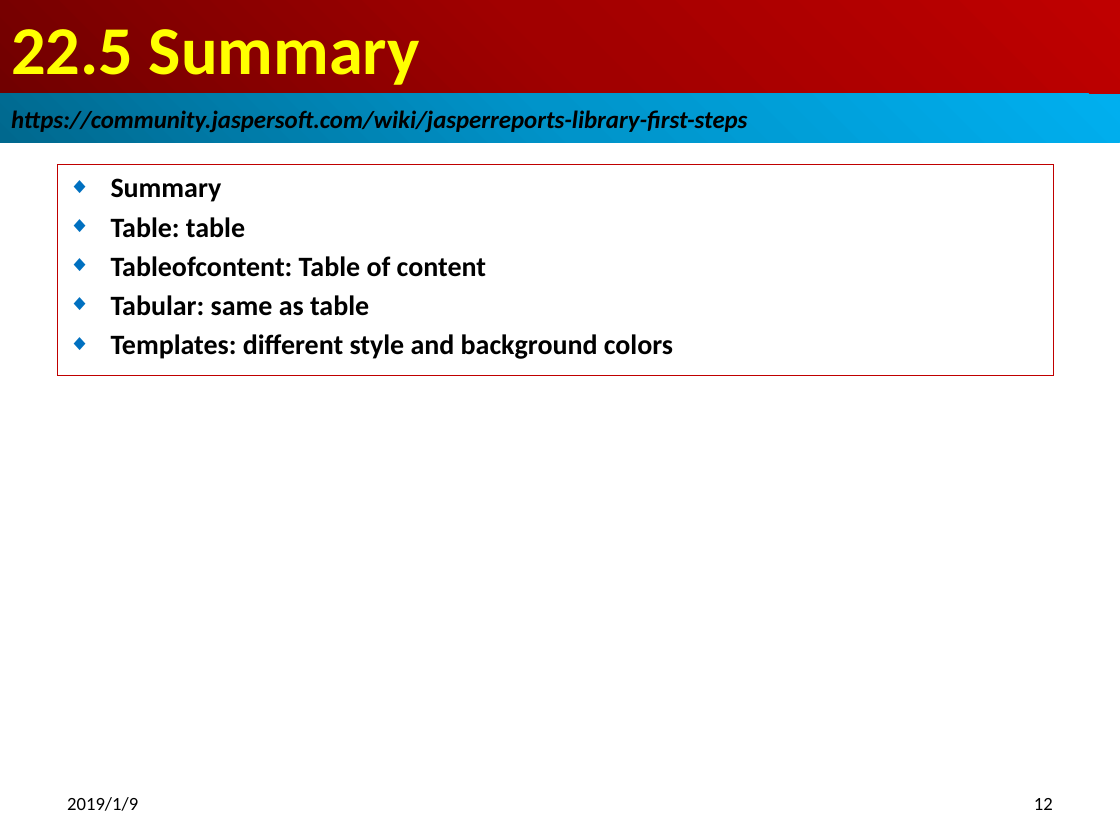
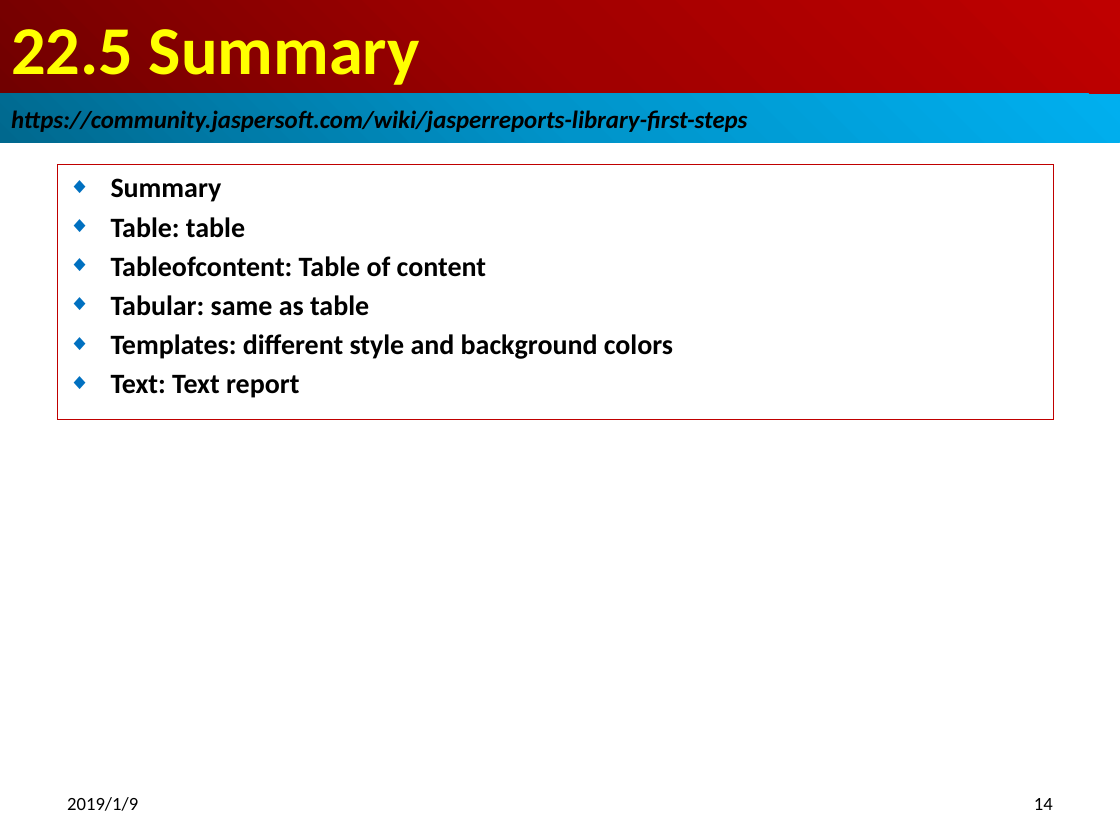
Before and after one commit to peterhchen/100-jasper-report-api-6.7.0, a slide deck: slide 14 of 15_Ch22_API_t.pptx (slide 12 before the commit). Drawn at 1120x840 pixels with LibreOffice and Linux fonts; fonts in the diff are those of the drawing. Boxes give left, top, right and bottom in pixels: in the first picture for what was removed or moved away, otherwise in the second. Text is boxed around its words. In the diff, an @@ line names an element or a change of style, - is before the commit and + after.

Commit message:
Text report

```diff
--- a/15_Ch22_API_t.pptx
+++ b/15_Ch22_API_t.pptx
@@ subtitle "Summary": place and size @@
-subtitle "Summary" at (57,165,1054,376)
+subtitle "Summary" at (57,165,1054,420)
@@ subtitle at (111,375,299,398): paragraph added @@
+◆ Text: Text report
@@ page number at (1034,798,1053,810): text changed @@
-12
+14
```
Also in this commit, not shown: 1 other slide changed, 2 slides added.
